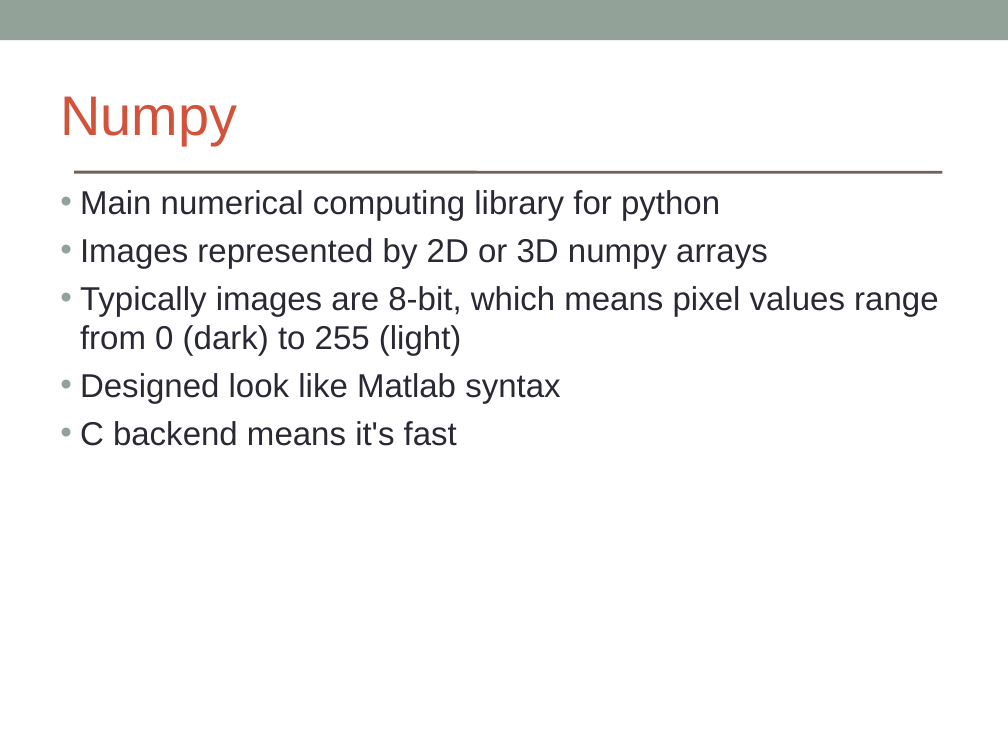
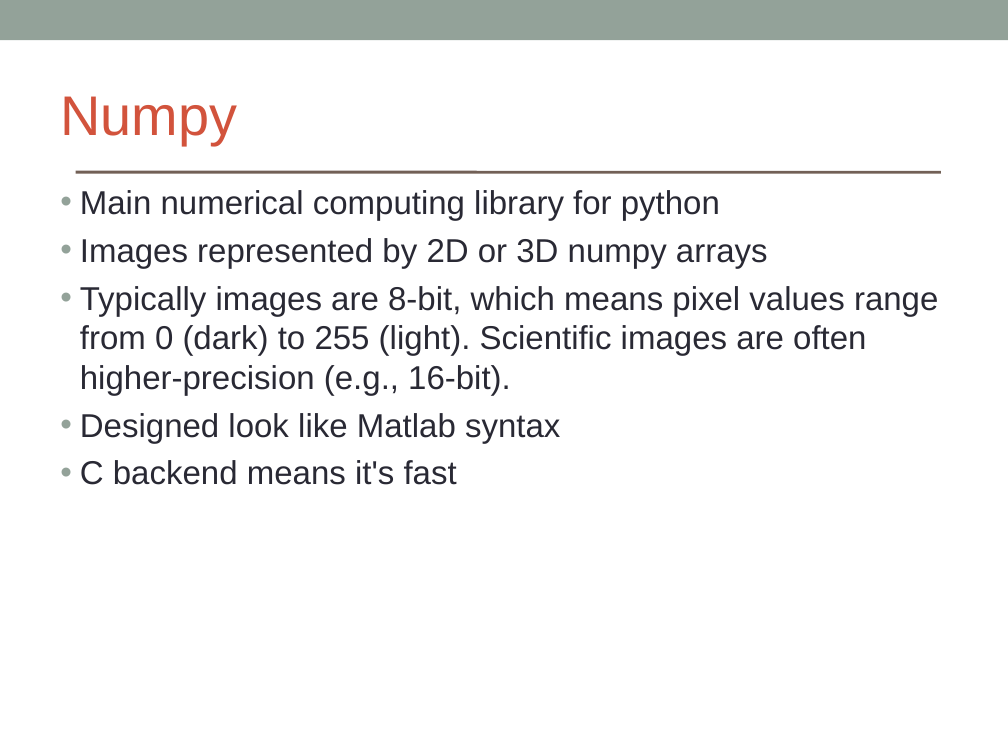
Before and after one commit to brikeats/Image-Analysis-in-Python, a slide deck: slide 8 of ImageAnalysisPython.ppt (slide 7 before the commit). Drawn at 1008x756 pixels with LibreOffice and Linux fonts; fonts in the diff are those of the drawing. Boxes give left, top, right and bottom in pixels: in the first picture for what was removed or moved away, otherwise in the second. Text is boxed around its words. In the diff, an @@ line names an element or a change of style, - is before the commit and + after.

```diff
--- a/ImageAnalysisPython.ppt
+++ b/ImageAnalysisPython.ppt
@@ text at (80, 190, 768, 485): indent changed @@
@@ text at (80, 286, 938, 395): text changed @@
-• Typically images are 8-bit, which means pixel values range from 0 (dark) to 255 (light)
+• Typically images are 8-bit, which means pixel values range from 0 (dark) to 255 (light). Scientific images are often higher-precision (e.g., 16-bit).
```
Also in this commit, not shown: 15 other slides changed, 1 slide added.
